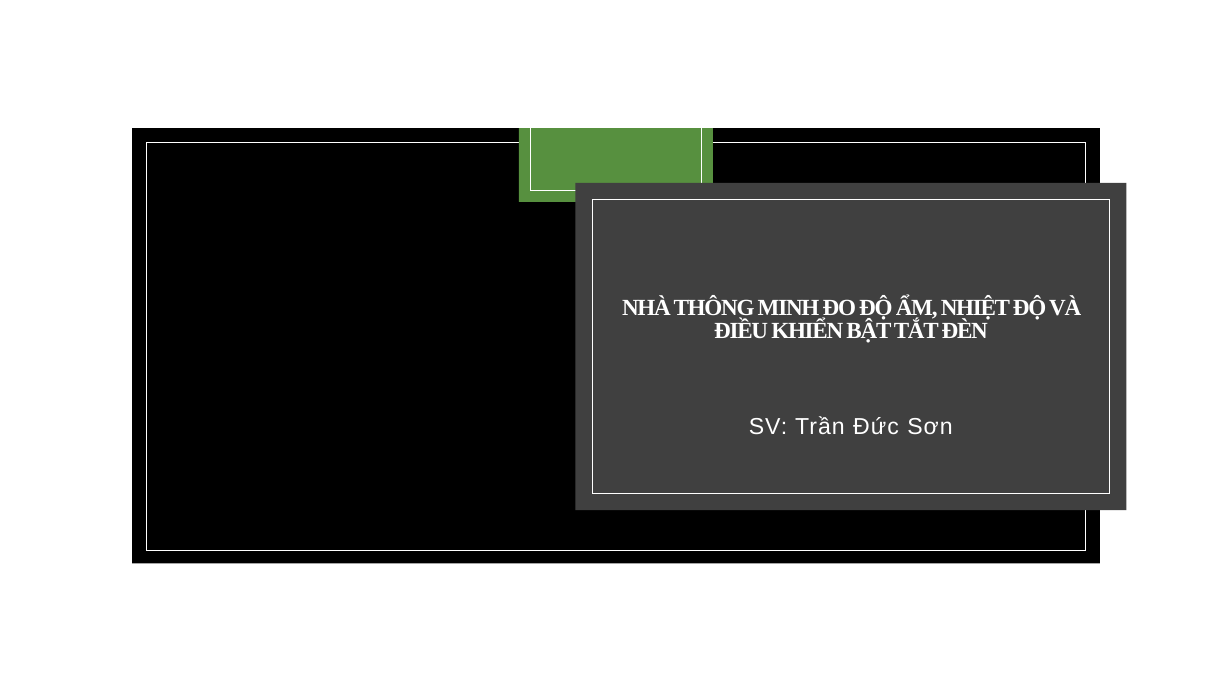
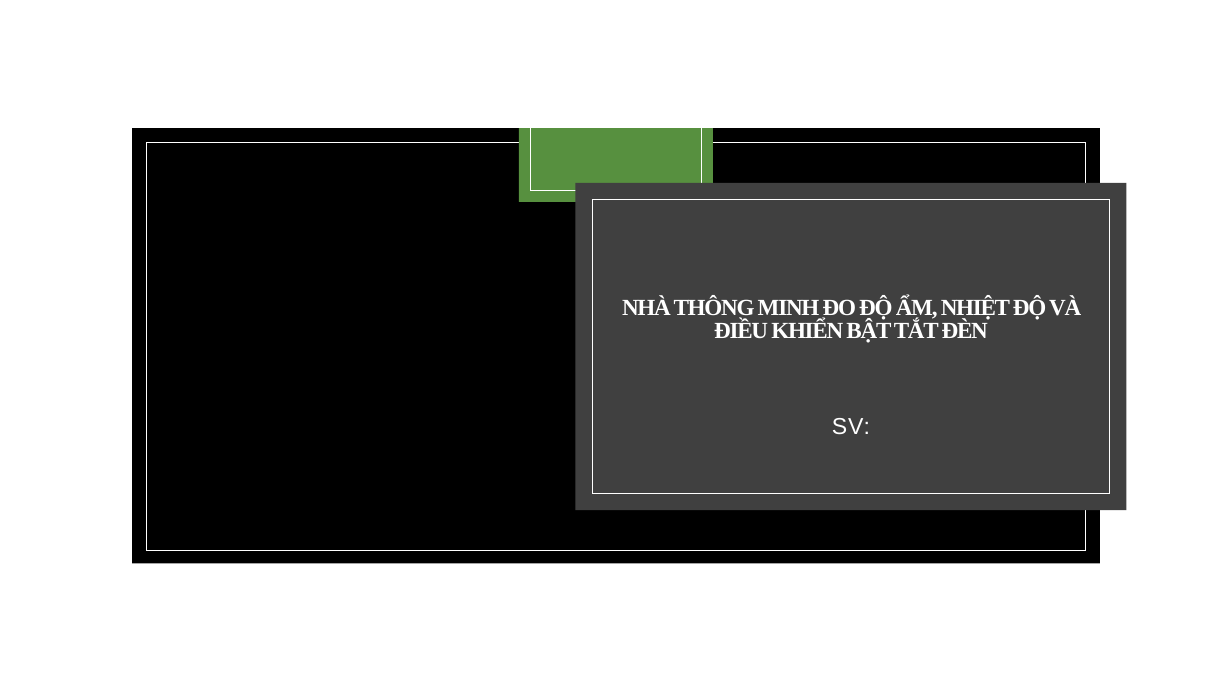
Before and after one commit to wnos278/smarthomeiot, a slide deck: slide 1 of BC_Slide/Hệ thống IOT.pptx. Drawn at 1232x693 pixels with LibreOffice and Linux fonts; fonts in the diff are those of the drawing; background and template pictures are left out. Boxes give left, top, right and bottom in pixels: in the first picture for what was removed or moved away, otherwise in the second. Text is boxed around its words. In the diff, an @@ line names an element or a change of style, - is before the commit and + after.

```diff
--- a/BC_Slide/Hệ thống IOT.pptx
+++ b/BC_Slide/Hệ thống IOT.pptx
@@ subtitle at (832,418,870,434): text changed @@
-SV: Trần Đức Sơn
+SV:
```
Also in this commit, not shown: 1 other file.
